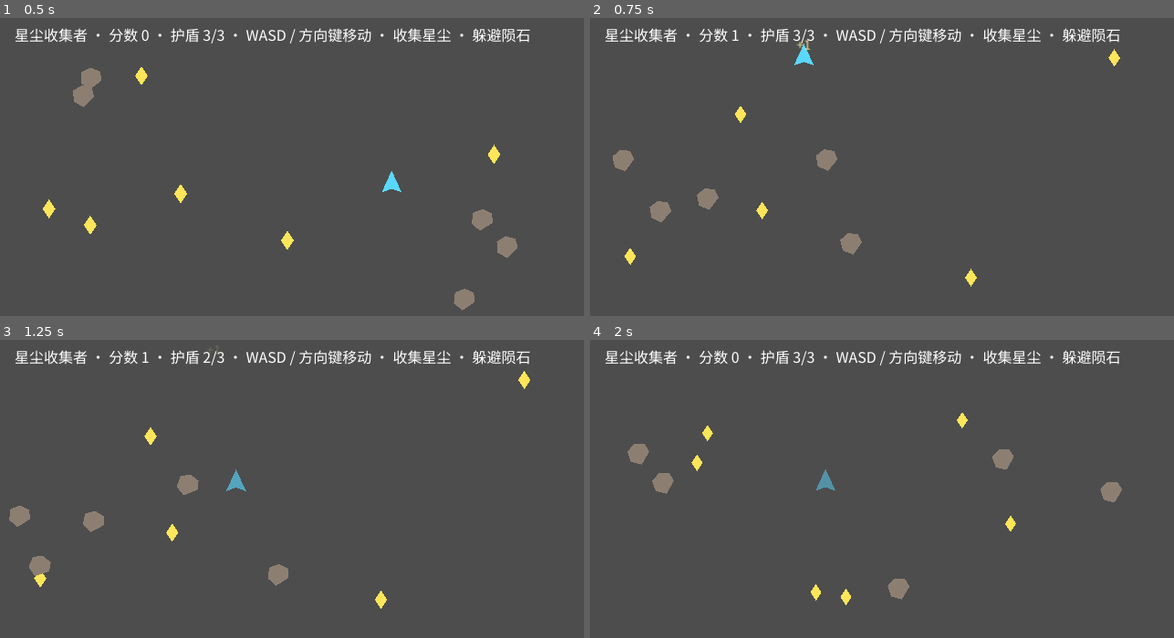
Above: before the commit, frames 1-4 (two rows, left to right).
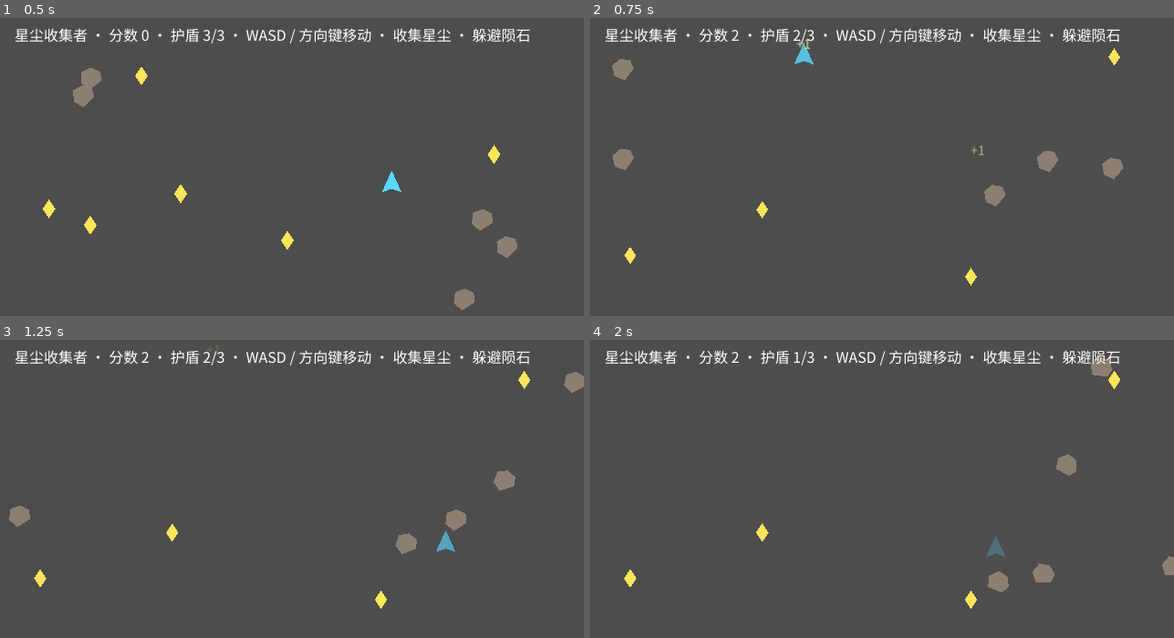
Above: after the commit, the same moments.

Repository: hl3w22bupt/myrd-playground
Game: Godot game, scene res://tests/smoke.tscn
The game is run twice, just before and just after one commit, with the same random seed, the same clock (stepped at 60 frames per second) and the same inputs. This scene is started directly instead of the project's main scene.
Inputs (mouse positions are in pixels of both pictures, inside the frame that each line leads up to):
- Up to frame 1 (0.5 s): no input
- Up to frame 2 (0.75 s): tap Enter (confirm) at 0.5 s; move the mouse to (1010, 161) at 0.52 s; hold D (move_right) from 0.53 s (still down); hold Enter (confirm) from 0.53 s (still down); click (1010, 161) at 0.67 s
- Up to frame 3 (1.25 s): keep holding D (move_right); keep holding Enter (confirm); tap Space at 0.77 s
- Up to frame 4 (2 s): release D (move_right) at 1.25 s; release Enter (confirm) at 1.25 s; drag from (765, 515) to (969, 599) at 1.27 s

Frame 1 is identical in both runs. In frame 2, 1.8% of the frame differs, in the area x 3-92%, y 3-91%; in frame 3, 1.8%; in frame 4, 2.6%, in the area x 5-100%, y 3-91%.

Commit message:
fix(game-2): 修复冒烟受击判定的偶发失败（布局漂移 + 墙钟无敌帧）
门禁 reject 根因（本地 1/13 复现，trace 定位）：
- 冒烟重铺战场虽有固定种子，但 _pick_spawn_point 的重试次数取决于玩家位置，
  玩家位置受噪声相位晚到输入事件影响 → RNG 消耗次数漂移 →「同种子不同布局」；
- 布局漂移导致收集阶段附近偶发一次擦碰扣盾，其无敌帧（原实现用
  Time.get_ticks_msec 墙钟）在慢机/无头环境与物理节拍脱钩，
  正式受击的 body_entered（只在进入重叠时发一次）被挡掉 → 护盾未扣 → 门禁 FAIL。

修复：
- player.gd：无敌帧改按物理 tick 计数（60 tick/s 的游戏时间），受击判定可复现；
- smoke.gd：重铺战场前先把玩家固定到确定点（RNG 消耗次数恒定）；
  噪声相位后逐个释放方向动作；收集/受击改为跟随式传送（贴上-拉开脉冲，
  保证无敌帧过期后仍有新的进入事件）；快进扣血等后续阶段以受击达成帧为锚自适应排期；
  失败信息附带窗口与数值诊断。

验证：preflight PASS；冒烟 33/33 PASS（含 CPU 满载慢机模拟 3 次）；fuzz PASS；verify.sh exit 0。

Co-Authored-By: Claude <noreply@anthropic.com>

Diff:
--- a/games/game-2/scripts/player.gd
+++ b/games/game-2/scripts/player.gd
@@ -18,7 +18,10 @@
 
 var speed: float = 240.0
 
-var _invincible_until_sec: float = 0.0
+## 无敌帧剩余物理 tick 数（>0 期间再次受击被忽略）。
+## 用物理 tick 计数而不用墙钟：headless / 掉帧场景下墙钟与物理节拍会脱钩，
+## 受击窗口必须跟随游戏时间（60 tick/s）才可判定、可复现。
+var _iframe_ticks_left: int = 0
 var _blink_tween: Tween
 
 
@@ -27,6 +30,8 @@
 
 
 func _physics_process(_delta: float) -> void:
+	if _iframe_ticks_left > 0:
+		_iframe_ticks_left -= 1
 	var direction := Input.get_vector("move_left", "move_right", "move_up", "move_down")
 	velocity = direction * speed
 	move_and_slide()
@@ -37,15 +42,18 @@
 
 ## 撞上陨石（陨石侧的 body_entered 调用）：无敌帧外才真正扣盾。
 func take_hit() -> void:
-	if GameState.is_game_over:
+	if GameState.is_game_over or _iframe_ticks_left > 0:
 		return
-	var now_sec: float = Time.get_ticks_msec() / 1000.0
-	if now_sec < _invincible_until_sec:
-		return
-	_invincible_until_sec = now_sec + GameConfig.invincibility_seconds
+	_iframe_ticks_left = _invincibility_ticks()
 	GameState.apply_hit()
 	hit_taken.emit(GameState.shield)
 	_play_blink()
+
+
+## 无敌帧时长（秒）→ 物理 tick 数（至少 1 tick）。
+func _invincibility_ticks() -> int:
+	var ticks := int(round(GameConfig.invincibility_seconds * float(Engine.physics_ticks_per_second)))
+	return maxi(ticks, 1)
 
 
 ## 受击反馈：无敌帧期间飞船闪烁，给「刚才那下生效了」的视觉证据。
--- a/games/game-2/tests/smoke.gd
+++ b/games/game-2/tests/smoke.gd
@@ -17,40 +17,46 @@
 ##   D. 重开可用：confirm 动作（结算态键盘入口）触发重开 ——
 ##      分数归 0、护盾恢复初始值、面板隐藏、新战场生成
 ##
+## 可复现性设计（门禁要求同一事件序 → 同一判定结果）：
+## - 噪声相位结束后 Input.release_pressed_events()，清掉悬挂按键/手势；
+## - 重铺战场【之前】先把玩家固定到确定点：_pick_spawn_point 的重试次数取决于
+##   玩家位置，位置不定会改变 RNG 消耗次数，导致「同种子不同布局」；
+## - 收集/受击采用「跟随式传送」：每物理帧把玩家贴到目标上，直到物理判定达成
+##   —— body_entered 只在进入重叠时发一次，不跟随会被目标漂移/晚到的输入残留
+##   造成偶发漏判（实测：墙钟脱钩 + 布局漂移组合下 1/13 偶发失败）；
+## - 快进扣血等后续阶段以「受击达成帧」为锚点自适应排期，不再依赖固定帧号。
 ## ⚠️ 输入注入分两个阶段、互不重叠（references/error-signatures.md E-08）：
 ##   headless 下 Input.parse_input_event() 的缓冲冲刷会清掉 Input.action_press()
 ##   设置的按下状态，两者同帧混用会让「移动断言」假失败。
-## ⚠️ 噪声相位结束后统一 Input.action_release 四个方向动作，防悬挂按键抵消 move_right。
 
 ## ── 噪声相位（输入鲁棒性门禁的逐游戏语义层，与模板同种子同事件序）──
 const NOISE_FRAMES: int = 30
 ## 战场固定种子：冒烟要求可复现（同一事件序 → 同一判定结果）。
 const SMOKE_SEED: int = 20260926
+## 移动相位的固定出发点（战场重铺前把玩家固定在此，保证 RNG 消耗次数恒定）。
+const MOVE_ORIGIN: Vector2 = Vector2(320, 180)
 ## 阶段一：按住 move_right 的帧数。
 const MOVE_FRAMES: int = 10
-## 传送接触后等待物理判定送达的帧数。
+## 传送接触后等待物理判定送达的帧数（收集相位）。
 const CONTACT_FRAMES: int = 6
-## 无敌帧窗口观察帧数（0.5s < 默认无敌帧 0.8s，期间不允许第二次扣盾）。
+## 受击跟随窗口：期间逐帧贴住目标陨石，直到护盾扣减达成。
+## 取 50 帧 > 默认无敌帧 48 tick：即使布局里存在更早的擦碰，窗口也覆盖到其过期。
+const HIT_WINDOW_FRAMES: int = 50
+## 无敌帧窗口观察帧数（0.5s < 默认无敌帧 0.8s≈48 tick，期间不允许第二次扣盾）。
 const INVINCIBILITY_FRAMES: int = 30
-## 快速结算前再等的帧数：等首次物理受击的无敌帧（0.8s ≈ 48 帧）自然过期，
-## 快进扣血才不会被「上一颗陨石」的无敌帧正确地挡掉。
-const IFRAME_EXPIRE_FRAMES: int = 18
-## 快速结算：把无敌帧临时调短后的帧间隔（> 0.05s 的物理帧数）。
+## 快速结算：把无敌帧临时调短后的帧间隔（> 0.05s≈3 tick 的物理帧数）。
 const FAST_HIT_FRAMES: int = 7
+## 物理受击后其无敌帧（48 tick）确认过期所需帧数（留 4 tick 余量）。
+const IFRAME_EXPIRE_FRAMES: int = 52
 ## 注入 confirm 后等待重开生效的帧数。
 const RESTART_FRAMES: int = 8
-## ── 关键帧（由上面的间隔推导，避免两处手数不一致）──
+
+## ── 固定锚点帧 ──
 const FRAME_MOVE_START: int = NOISE_FRAMES + 1
 const FRAME_MOVE_END: int = NOISE_FRAMES + MOVE_FRAMES
 const FRAME_COLLECT_ASSERT: int = FRAME_MOVE_END + CONTACT_FRAMES
-const FRAME_HIT_ASSERT: int = FRAME_COLLECT_ASSERT + CONTACT_FRAMES
-const FRAME_IFRAME_ASSERT: int = FRAME_HIT_ASSERT + INVINCIBILITY_FRAMES
-const FRAME_FAST_HIT_1: int = FRAME_IFRAME_ASSERT + IFRAME_EXPIRE_FRAMES
-const FRAME_FAST_HIT_2: int = FRAME_FAST_HIT_1 + FAST_HIT_FRAMES
-const FRAME_GAME_OVER_ASSERT: int = FRAME_FAST_HIT_2 + FAST_HIT_FRAMES
-const FRAME_RESTART_ASSERT: int = FRAME_GAME_OVER_ASSERT + RESTART_FRAMES
-## 总帧数上限（超过即出报告，防止死循环；smoke.sh 另有 --quit-after 兜底）。
-const TOTAL_FRAMES: int = FRAME_RESTART_ASSERT + 2
+const FRAME_HIT_WINDOW_START: int = FRAME_COLLECT_ASSERT + 1
+const FRAME_HIT_WINDOW_END: int = FRAME_HIT_WINDOW_START + HIT_WINDOW_FRAMES - 1
 
 ## 判定「真的移动了」的最小位移（像素）。
 const MIN_MOVE_DISTANCE: float = 1.0
@@ -78,8 +84,18 @@
 var _score_seen: bool = false
 var _score_before_collect: int = 0
 var _collect_target: StarDust
+var _hit_target: Asteroid
 var _shield_before_hit: int = 0
+var _shield_after_hit: int = -1
+var _hit_landed_tick: int = -1
 var _score_at_game_over: int = -1
+## 受击达成后的自适应锚点（受击帧 + 偏移推导，避免与实际达成帧脱钩）。
+var _t_iframe_assert: int = -1
+var _t_fast_hit_1: int = -1
+var _t_fast_hit_2: int = -1
+var _t_game_over: int = -1
+var _t_restart: int = -1
+var _t_report: int = -1
 
 
 func _ready() -> void:
@@ -114,7 +130,6 @@
 		_failures.append("主场景里找不到 Player（player.tscn 未实例化或未挂 player.gd）")
 	else:
 		_player.moved.connect(_on_player_moved)
-		_origin = _player.global_position
 	if _main.restart_button == null:
 		_failures.append("主场景缺少 RestartButton（重开入口不存在）")
 	elif not _main.restart_button.pressed.is_connected(_main._on_restart_pressed):
@@ -132,27 +147,34 @@
 		elif _frames == FRAME_MOVE_START:
 			_begin_move_phase()
 		elif _frames == FRAME_MOVE_END:
-			_end_move_phase()
+			_end_move_phase_begin_collect()
+		elif _frames > FRAME_MOVE_END and _frames < FRAME_COLLECT_ASSERT:
+			_follow_collect()
 		elif _frames == FRAME_COLLECT_ASSERT:
+			_follow_collect()
 			_assert_collected()
 			_begin_hit_phase()
-		elif _frames == FRAME_HIT_ASSERT:
-			_assert_hit()
-		elif _frames == FRAME_IFRAME_ASSERT:
+		elif _frames >= FRAME_HIT_WINDOW_START and _frames <= FRAME_HIT_WINDOW_END:
+			_follow_hit()
+		elif _frames == FRAME_HIT_WINDOW_END + 1 and _hit_landed_tick < 0:
+			_failures.append("受击判定失败：跟随陨石 %d 帧（%d-%d）内护盾始终未从 %d 扣减（body_entered 未触发或受击链路断裂）" % [
+				HIT_WINDOW_FRAMES, FRAME_HIT_WINDOW_START, FRAME_HIT_WINDOW_END, _shield_before_hit,
+			])
+		elif _t_iframe_assert > 0 and _frames == _t_iframe_assert:
 			_assert_invincibility_window()
-		elif _frames == FRAME_FAST_HIT_1:
-			# 首次受击的无敌帧已过期；把无敌帧临时调短，快进打出剩余扣盾。
+		elif _t_fast_hit_1 > 0 and _frames == _t_fast_hit_1:
+			# 物理受击的无敌帧（48 tick）已过期；把无敌帧临时调短，快进打出剩余扣盾。
 			GameConfig.invincibility_seconds = 0.05
 			_player.take_hit()
-		elif _frames == FRAME_FAST_HIT_2:
+		elif _t_fast_hit_2 > 0 and _frames == _t_fast_hit_2:
 			_player.take_hit()
-		elif _frames == FRAME_GAME_OVER_ASSERT:
+		elif _t_game_over > 0 and _frames == _t_game_over:
 			_assert_game_over()
 			_press_action(&"confirm")
-		elif _frames == FRAME_RESTART_ASSERT:
+		elif _t_restart > 0 and _frames == _t_restart:
 			_assert_restarted()
 
-	if _frames >= TOTAL_FRAMES or not _failures.is_empty():
+	if (_t_report > 0 and _frames >= _t_report) or not _failures.is_empty():
 		_finished = true
 		_report()
 
@@ -239,17 +261,27 @@
 
 
 ## ── A. 移动断言 ──
-func _begin_move_phase() -> void:
-	# 固定种子重铺战场（可复现），并清掉噪声相位可能悬挂的方向按键。
-	_main.respawn_field(SMOKE_SEED)
+## 逐个释放方向动作：晚到的噪声按键可能重新置起动作强度，移动/传送前必须清零。
+func _release_move_actions() -> void:
 	for action in [&"move_left", &"move_right", &"move_up", &"move_down"]:
 		Input.action_release(action)
+
+
+func _begin_move_phase() -> void:
+	# 先把玩家固定到确定点再重铺战场：_pick_spawn_point 的重试次数取决于玩家位置，
+	# 位置不定会改变 RNG 消耗次数，导致「同种子不同布局」（偶发失败根因之一）。
+	_player.global_position = MOVE_ORIGIN
+	_player.velocity = Vector2.ZERO
+	# 清掉噪声相位可能悬挂/晚到的方向按键，保证动作强度从零开始。
+	_release_move_actions()
+	_main.respawn_field(SMOKE_SEED)
 	_origin = _player.global_position
 	Input.action_press(&"move_right")
 
 
-func _end_move_phase() -> void:
+func _end_move_phase_begin_collect() -> void:
 	Input.action_release(&"move_right")
+	_release_move_actions()
 	var travelled: float = _player.global_position.distance_to(_origin)
 	if travelled < MIN_MOVE_DISTANCE:
 		_failures.append("玩家 %d 帧内位移 %.2fpx < %.2fpx：InputMap 动作未生效或 _physics_process 未驱动 velocity" % [
@@ -271,11 +303,19 @@
 	_player.global_position = _collect_target.global_position
 
 
+## 跟随式收集：晶体静止，但残留输入可能让玩家漂移 —— 贴住直到判定达成。
+func _follow_collect() -> void:
+	if _collect_target == null or not is_instance_valid(_collect_target):
+		return
+	if GameState.score != _score_before_collect:
+		return  # 已收集，停止跟随
+	_player.global_position = _collect_target.global_position
+
+
 func _assert_collected() -> void:
-	if _collect_target != null and is_instance_valid(_collect_target):
-		_failures.append("星尘晶体接触玩家后未被收集（Area2D body_entered 未触发或收集门闩失效）")
+	_collect_target = null
 	if GameState.score != _score_before_collect + GameConfig.score_per_crystal:
-		_failures.append("收集判定失败：分数 %d ≠ %d + score_per_crystal(%d)" % [
+		_failures.append("收集判定失败：分数 %d ≠ %d + score_per_crystal(%d)（Area2D body_entered 未触发或收集门闩失效）" % [
 			GameState.score, _score_before_collect, GameConfig.score_per_crystal,
 		])
 	if _main.effects.get_child_count() == 0:
@@ -288,26 +328,47 @@
 	if _main.asteroids.get_child_count() == 0:
 		_failures.append("战场里没有陨石（respawn_field 未按 max_asteroids 生成）")
 		return
-	var target := _main.asteroids.get_child(0) as Asteroid
-	if target == null:
+	_hit_target = _main.asteroids.get_child(0) as Asteroid
+	if _hit_target == null:
 		_failures.append("Asteroids 容器里存在非 Asteroid 子节点（场景组装错误）")
 		return
-	_player.global_position = target.global_position
-
-
-func _assert_hit() -> void:
+	_player.global_position = _hit_target.global_position
+
+
+## 跟随式受击：陨石在漂移且 body_entered 只在进入重叠时发一次 ——
+## 逐帧贴住目标并做「贴上-拉开」脉冲（拉开 > 25px 重叠半径制造新的进入事件），
+## 直到护盾扣减达成；若布局中存在更早的擦碰（无敌帧占用），过期后的第一次
+## 进入仍能受击，整个窗口内未达成才判失败。
+func _follow_hit() -> void:
+	if _hit_landed_tick >= 0:
+		return
+	if _hit_target == null or not is_instance_valid(_hit_target):
+		return
+	if _frames % 4 < 3:
+		_player.global_position = _hit_target.global_position
+	else:
+		_player.global_position = _hit_target.global_position + Vector2(44, 0)
 	var expected: int = maxi(_shield_before_hit - GameConfig.damage_per_hit, 0)
-	if GameState.shield != expected:
-		_failures.append("受击判定失败：护盾 %d ≠ %d - damage_per_hit(%d)（陨石碰撞未扣盾）" % [
-			GameState.shield, _shield_before_hit, GameConfig.damage_per_hit,
-		])
+	if GameState.shield != _shield_before_hit:
+		if GameState.shield != expected:
+			_failures.append("受击判定失败：护盾 %d ≠ %d - damage_per_hit(%d)（一次碰撞的扣盾数值不对）" % [
+				GameState.shield, _shield_before_hit, GameConfig.damage_per_hit,
+			])
+			return
+		_hit_landed_tick = _frames
+		_shield_after_hit = GameState.shield
+		_t_iframe_assert = _hit_landed_tick + INVINCIBILITY_FRAMES
+		_t_fast_hit_1 = _hit_landed_tick + IFRAME_EXPIRE_FRAMES
+		_t_fast_hit_2 = _t_fast_hit_1 + FAST_HIT_FRAMES
+		_t_game_over = _t_fast_hit_2 + FAST_HIT_FRAMES
+		_t_restart = _t_game_over + RESTART_FRAMES
+		_t_report = _t_restart + 2
 
 
 func _assert_invincibility_window() -> void:
-	var expected: int = maxi(_shield_before_hit - GameConfig.damage_per_hit, 0)
-	if GameState.shield != expected:
-		_failures.append("无敌帧失效：接触陨石 %d 帧（< %.1fs 无敌帧）内护盾从 %d 变为 %d，同一次碰撞被重复扣血" % [
-			INVINCIBILITY_FRAMES, GameConfig.invincibility_seconds, expected, GameState.shield,
+	if GameState.shield != _shield_after_hit:
+		_failures.append("无敌帧失效：受击后 %d 帧（< %.1fs 无敌帧）内护盾从 %d 变为 %d，同一次碰撞被重复扣血" % [
+			INVINCIBILITY_FRAMES, GameConfig.invincibility_seconds, _shield_after_hit, GameState.shield,
 		])
 
 
@@ -349,6 +410,10 @@
 
 
 func _report() -> void:
+	if _hit_landed_tick < 0 and _hit_target != null and _failures.is_empty():
+		_failures.append("受击判定失败：跟随陨石 %d 帧（%d-%d）内护盾始终未从 %d 扣减（body_entered 未触发或受击链路断裂）" % [
+			HIT_WINDOW_FRAMES, FRAME_HIT_WINDOW_START, FRAME_HIT_WINDOW_END, _shield_before_hit,
+		])
 	if not _moved_seen:
 		_failures.append("信号 Player.moved 未到达订阅方：连接断裂或从未 emit")
 	if not _score_seen:
